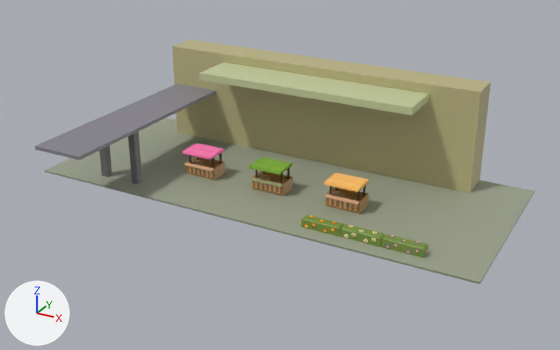
An edit to the glTF model models/yatai3.glb, drawn before and after from the same camera.
The view is the same before and after, from a 50 mm camera at (54.6, -100.0, 50.9) aimed at (1.0, -2.5, 2.1). The axes (+X, +Y, +Z) are drawn at lower left. The lights are the same throughout. Where no turn or scale is listed for an object, it has been applied to the vertices.

The first picture shows 'yata1', 'yata2', 'yata3', '平面', '立方体', '立方体.001', '立方体.002', '立方体.003', '立方体.004', '立方体.005', '立方体.128'.
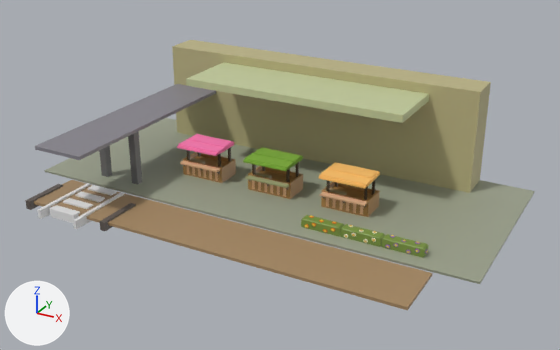
Commit message: yatai3.glb: アップグレード

Pixel boxes (x1, y1, x2, y2) of what changed, in the pictures (560 x 350 px):
'立方体.007', added (brown): after (34, 180, 432, 310)
'立方体.003', rescaled (15% taller): before (199, 62, 429, 115); after (186, 62, 429, 123)
'yata3', rescaled (37% wider, 33% taller): before (324, 173, 369, 214); after (318, 162, 380, 217)
'yata2', moved, rescaled (36% wider, 32% taller): before (249, 157, 293, 196); after (243, 147, 303, 199)
'yata1', moved, rescaled (36% wider, 32% taller): before (182, 143, 225, 180); after (177, 134, 236, 183)
'立方体.011', added: after (50, 205, 80, 223)
'立方体.013', added: after (73, 192, 124, 229)
'立方体.012', added: after (37, 183, 90, 219)
'立方体.014', added: after (100, 203, 136, 231)
'立方体.015', added: after (25, 184, 63, 210)
'立方体.010', added: after (63, 198, 93, 209)
'立方体.009', added: after (75, 191, 105, 202)
'立方体.008', added: after (88, 185, 117, 196)

The change in detail:
Material 'マテリアル.076' (mat_マテリアル_076) is new.
Its base color is (0.116, 0.0936, 0.0808) (brown #605650).
Material 'マテリアル.078' (mat_マテリアル_078) is new.
Its base color is (0.8, 0.8, 0.8) (white #e7e7e7).
Material 'マテリアル.083' (mat_マテリアル_083) is new.
Its base color is (0.8, 0.8, 0.8) (white #e7e7e7).
Material 'マテリアル.082' (mat_マテリアル_082) is new.
Its base color is (0.8, 0.8, 0.8) (white #e7e7e7).
Material 'マテリアル.079' (mat_マテリアル_079) is new.
Its base color is (0.8, 0.8, 0.8) (white #e7e7e7).
Material 'マテリアル.080' (mat_マテリアル_080) is new.
Its base color is (0.8, 0.8, 0.8) (white #e7e7e7).
Material 'マテリアル.081' (mat_マテリアル_081) is new.
Its base color is (0.8, 0.8, 0.8) (white #e7e7e7).
Material 'マテリアル.075' (mat_マテリアル_075) is new.
Its base color is (0.382, 0.25, 0.127) (brown #a68964).
Mesh me_立方体_018 is new.
It is a box spanning x -0.46..0.46, y -3.53..3.53, z -0.69..0.69.
It uses material mat_マテリアル_076 (brown #605650).
Mesh me_立方体_016 is new.
It is a box spanning x -0.3..0.3, y -5.42..5.42, z -0.69..0.69.
It uses material mat_マテリアル_078 (white #e7e7e7).
Mesh me_立方体_015 is new.
It is a box spanning x -0.3..0.3, y -5.42..5.42, z -0.69..0.69.
It uses material mat_マテリアル_083 (white #e7e7e7).
Mesh me_立方体_014 is new.
It is a box spanning x -2.36..2.36, y -0.69..0.69, z -0.69..0.69.
It uses material mat_マテリアル_082 (white #e7e7e7).
Mesh me_立方体_013 is new.
It is a box spanning x -2.36..2.36, y -0.69..0.69, z -0.69..0.69.
It uses material mat_マテリアル_079 (white #e7e7e7).
Mesh me_立方体_011 is new.
It is a box spanning x -2.36..2.36, y -0.69..0.69, z -0.69..0.69.
It uses material mat_マテリアル_080 (white #e7e7e7).
Mesh me_立方体_010 is new.
It is a box spanning x -2.36..2.36, y -0.69..0.69, z -0.69..0.69.
It uses material mat_マテリアル_081 (white #e7e7e7).
Mesh me_立方体_009 is new.
It is a box spanning x -30.3..30.3, y -4.5..4.5, z -0.2..0.2.
It uses material mat_マテリアル_075 (brown #a68964).
Object 'yata1' (ob_yata1) moves from (-13.4, -4.3, 1.0) to (-13.3, -4.3, 1.0).
Object 'yata1' (ob_yata1) is rescaled from (1.0, 0.172, 0.573) to (1.35, 0.233, 0.775).
Object 'yata2' (ob_yata2) moves from (-0.9, -4.3, 1.0) to (-1.0, -4.3, 1.0).
Object 'yata2' (ob_yata2) is rescaled from (1.0, 0.172, 0.573) to (1.35, 0.233, 0.775).
Object 'yata3' (ob_yata3) is rescaled from (1.0, 0.172, 0.573) to (1.35, 0.233, 0.775).
Object '立方体.003' (ob_立方体_003) is rescaled from (4.21, 18.5, 0.583) to (7.92, 18.5, 0.583).
Object '立方体.015' (ob_立方体_015) is new; it shows me_立方体_018.
Its location is (-30.1, -21.7, -0.7).
Object '立方体.014' (ob_立方体_014) is new; it shows a copy of me_立方体_018.
Its location is (-15.6, -21.7, -0.7).
Object '立方体.013' (ob_立方体_013) is new; it shows me_立方体_016.
Its location is (-19.5, -21.3, -0.7).
Object '立方体.012' (ob_立方体_012) is new; it shows me_立方体_015.
Its location is (-26.4, -21.3, -0.7).
Object '立方体.011' (ob_立方体_011) is new; it shows me_立方体_014.
Its location is (-23.0, -24.9, -0.7).
Object '立方体.010' (ob_立方体_010) is new; it shows me_立方体_013.
Its location is (-23.0, -22.1, -0.7).
Object '立方体.009' (ob_立方体_009) is new; it shows me_立方体_011.
Its location is (-23.0, -19.4, -0.7).
Object '立方体.008' (ob_立方体_008) is new; it shows me_立方体_010.
Its location is (-23.0, -16.6, -0.7).
Object '立方体.007' (ob_立方体_007) is new; it shows me_立方体_009.
Its location is (0.0, -20.1, -0.5).
